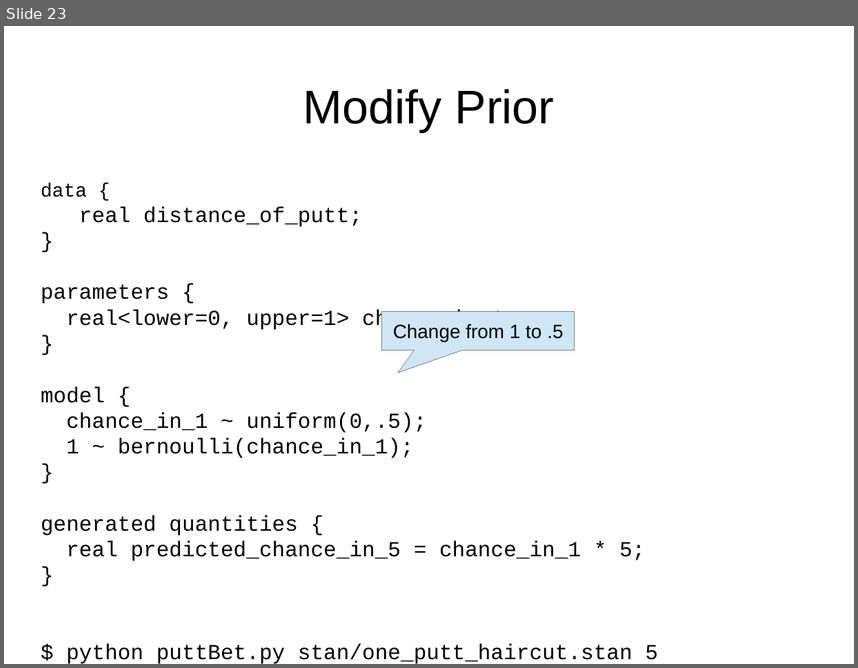
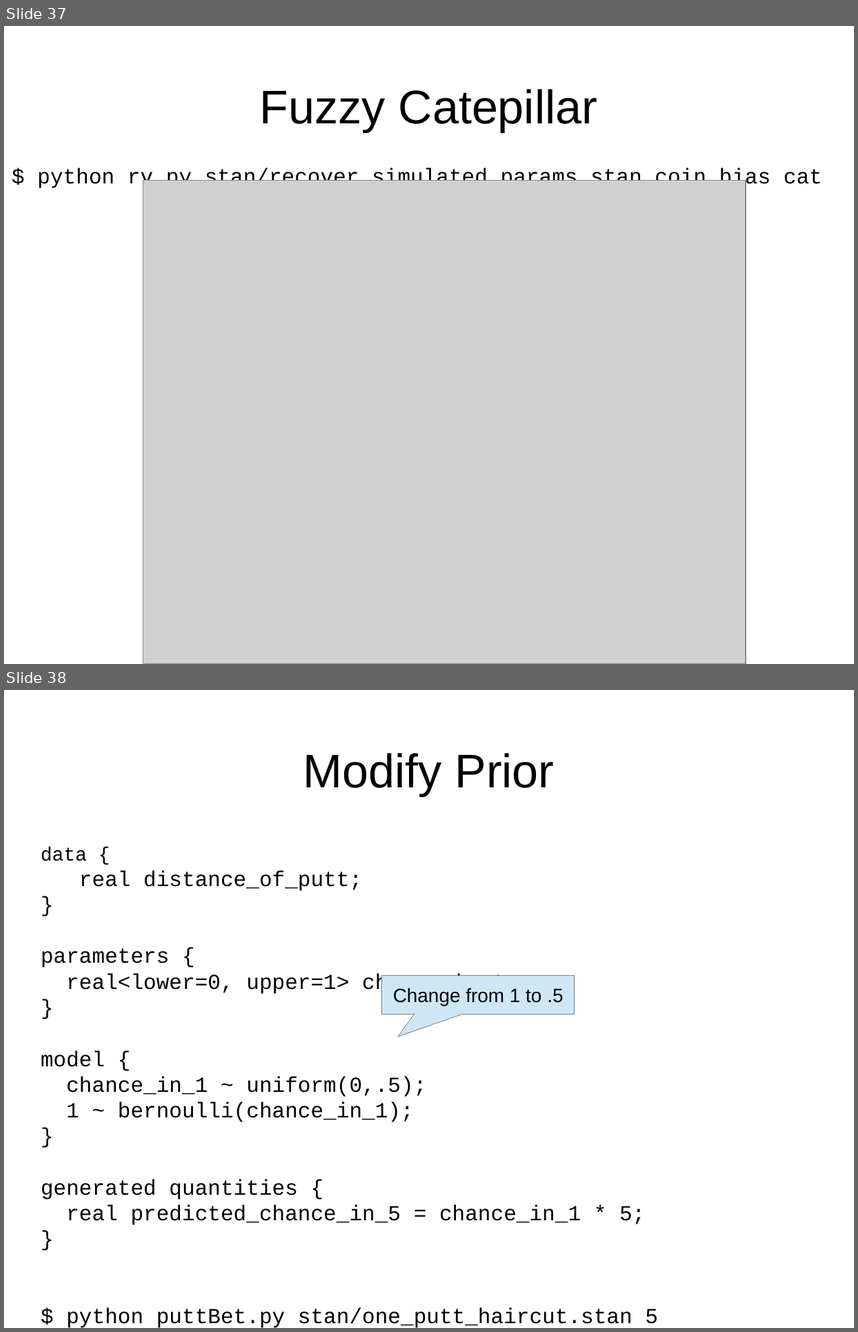
Before and after one commit to breckbaldwin/StanIsThePlanDist, a slide deck: slides/StanIsThePlanPyData2.odp. Shown one above the other, each under a label of ours: slide 23 before the commit, slides 37 and 38 after it. The pictures are 858x668 and 858x1332 pixels, drawn with LibreOffice and Linux fonts; fonts in the diff are those of the drawing; grey boxes stand for pictures. Boxes give left, top, right and bottom in pixels: in the first picture for what was removed or moved away, otherwise in the second. Text is boxed around its words. In the diff, an @@ line names an element or a change of style, - is before the commit and + after.

```diff
--- a/slides/StanIsThePlanPyData2.odp
+++ b/slides/StanIsThePlanPyData2.odp
@@ slide 37 added at bbox=[4, 26, 854, 664], background #FFFFFF @@
@@ title added at bbox=[260, 89, 597, 132], 44 pt, text #000000 @@
+Fuzzy Catepillar
@@ text added at bbox=[37, 168, 822, 190], 20 pt, text #000000 @@
+$ python rv.py stan/recover_simulated_params.stan coin_bias cat
@@ picture added at bbox=[143, 181, 746, 663] @@
@@ what was slide 23 is now slide 38 @@
```
Also in this commit, not shown: 14 other slides added.
